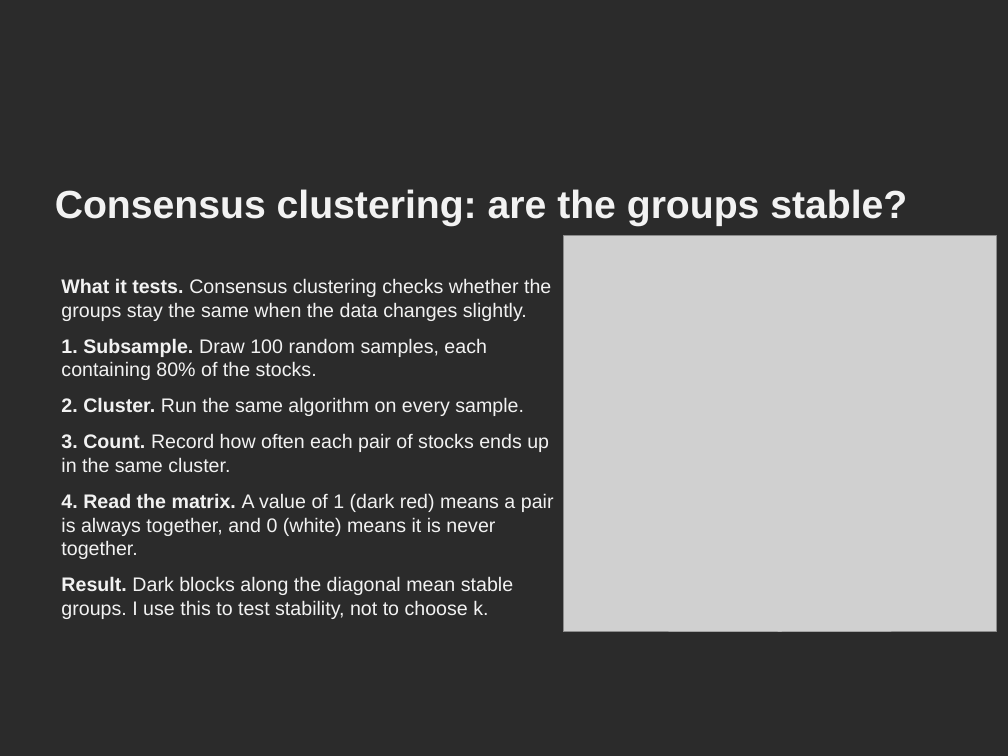
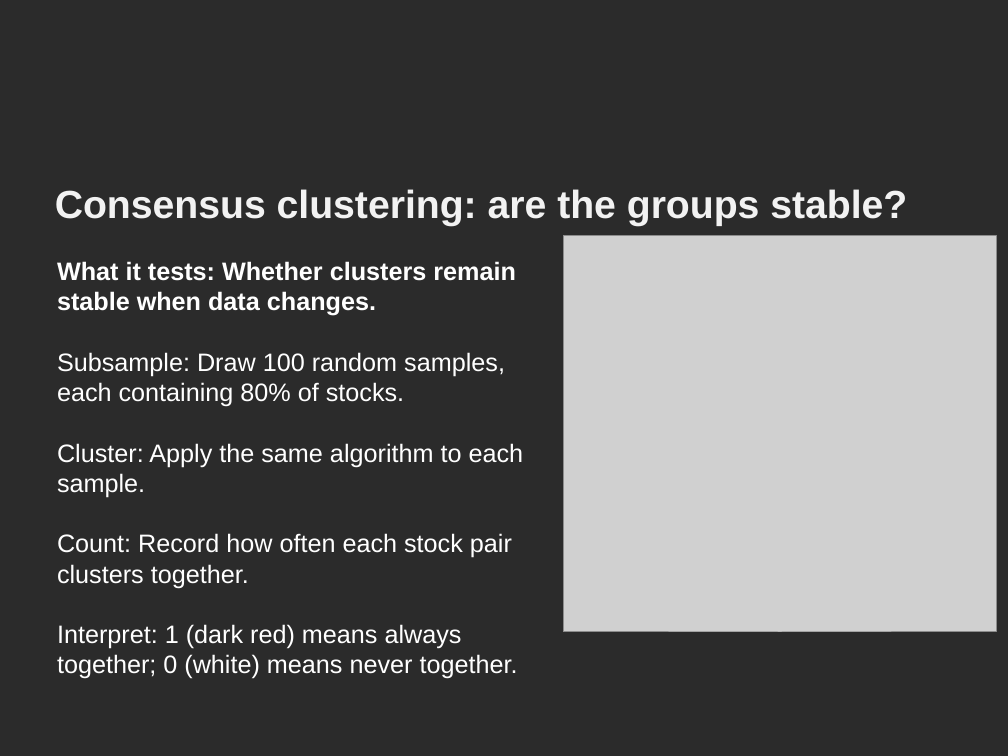
Before and after one commit to divyalakshmiram7-pixel/stockpricemovement, a slide deck: slide 8 of CSDI-14261808-am.pptx (slide 7 before the commit). Drawn at 1008x756 pixels with LibreOffice and Linux fonts; fonts in the diff are those of the drawing; grey boxes stand for pictures; background and template pictures are left out; a plain dark background stands for a picture behind light text. Boxes give left, top, right and bottom in pixels: in the first picture for what was removed or moved away, otherwise in the second. Text is boxed around its words. In the diff, an @@ line names an element or a change of style, - is before the commit and + after.

```diff
--- a/CSDI-14261808-am.pptx
+++ b/CSDI-14261808-am.pptx
@@ text at (x1=57, y1=261, x2=524, y2=679): text changed; size 14 to 18 pt; text colour #F2F2F2 to #FFFFFF @@
-What it tests. Consensus clustering checks whether the groups stay the same when the data changes slightly.
-1. Subsample. Draw 100 random samples, each containing 80% of the stocks.
-2. Cluster. Run the same algorithm on every sample.
-3. Count. Record how often each pair of stocks ends up in the same cluster.
-4. Read the matrix. A value of 1 (dark red) means a pair is always together, and 0 (white) means it is never together.
-Result. Dark blocks along the diagonal mean stable groups. I use this to test stability, not to choose k.
+What it tests: Whether clusters remain stable when data changes.
+Subsample: Draw 100 random samples, each containing 80% of stocks.
+Cluster: Apply the same algorithm to each sample.
+Count: Record how often each stock pair clusters together.
+Interpret: 1 (dark red) means always together; 0 (white) means never together.
```
Also in this commit, not shown: 4 other slides changed, 4 slides added, 2 slides removed.
